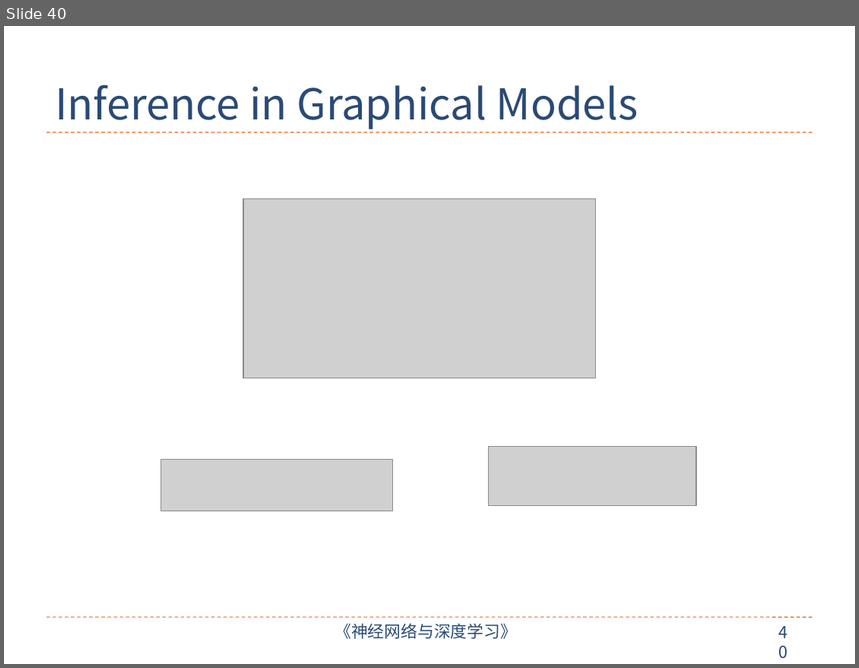
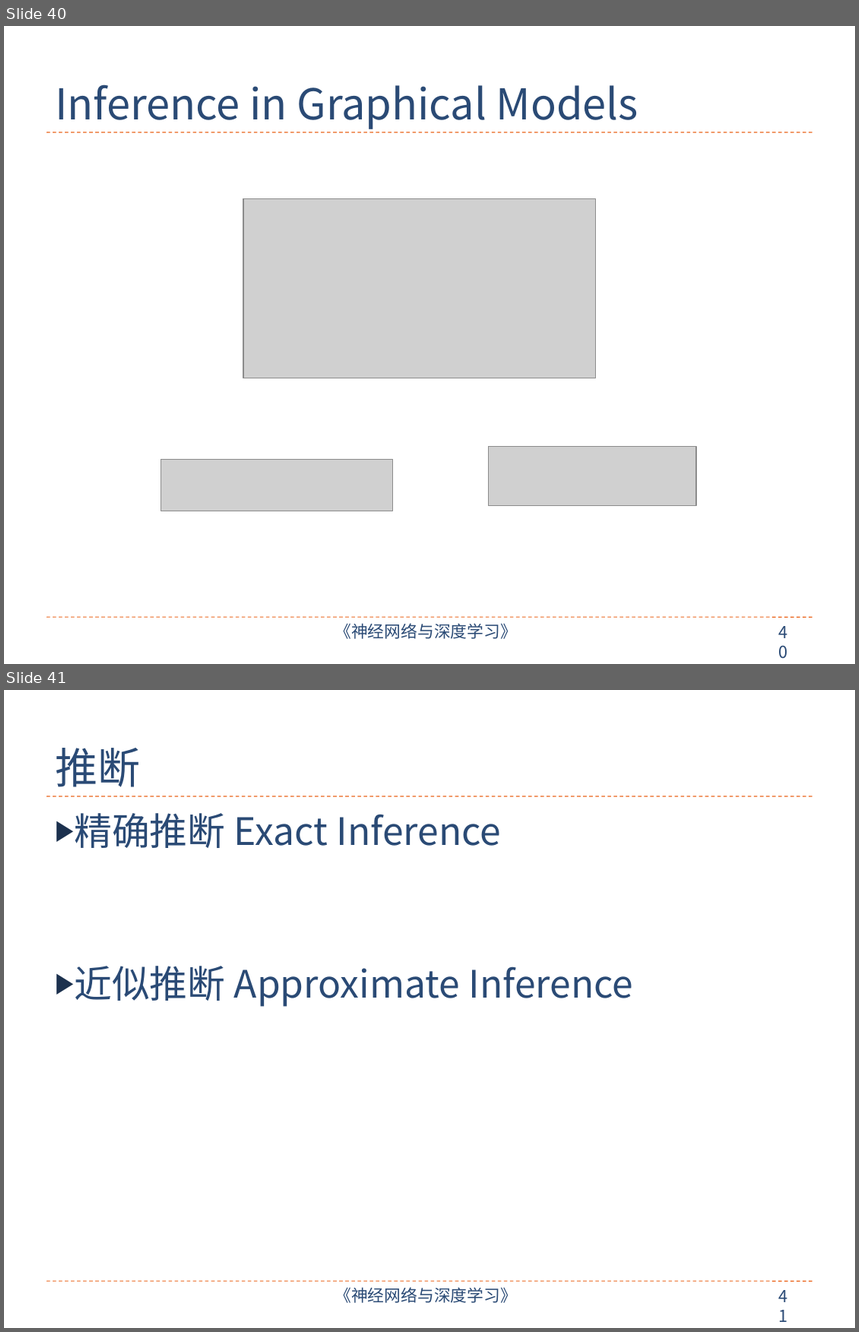
Before and after one commit to nndl/nndl.github.io, a slide deck: ppt/chap-概率图模型.pptx. Shown one above the other, each under a label of ours: slide 40 before the commit, slides 40 and 41 after it. The pictures are 859x668 and 859x1332 pixels, drawn with LibreOffice and Linux fonts; fonts in the diff are those of the drawing; grey boxes stand for pictures. Boxes give left, top, right and bottom in pixels: in the first picture for what was removed or moved away, otherwise in the second. Text is boxed around its words. In the diff, an @@ line names an element or a change of style, - is before the commit and + after.

```diff
--- a/ppt/chap-概率图模型.pptx
+++ b/ppt/chap-概率图模型.pptx
@@ slide 41 added at box(4, 690, 855, 1328), background #FFFFFF; not listed: 4 template elements that a slide beside it also shows @@
@@ title added at box(55, 748, 140, 787), 36 pt, text #2A4A75 @@
+推断
@@ text added at box(74, 813, 633, 1007), 32 pt, text #2A4A75 @@
+▶ 精确推断 Exact Inference
+▶ 近似推断 Approximate Inference
```
Also in this commit, not shown: 1 slide changed, 14 other slides added, 5 slides removed, 3 other files.
